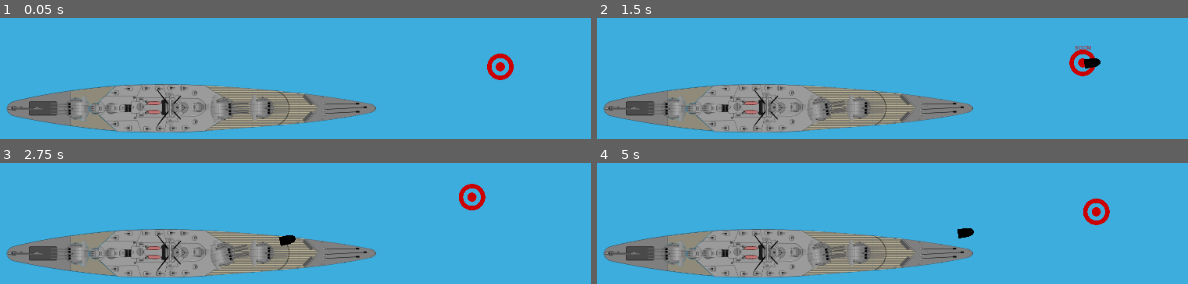
Above: before the commit, frames 1-4 (two rows, left to right).
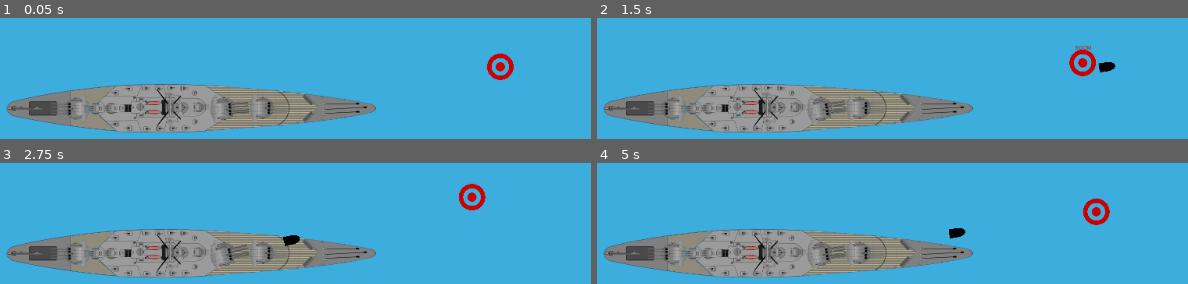
Above: after the commit, the same moments.

Repository: qsollet/2d-naval-combat
Game: Godot game, scene res://main.tscn
Two runs of this game, one before a commit and one after it. Both use one fixed random seed, a clock stepped at 60 frames per second and the inputs below.
Inputs:
- Up to frame 1 (0.05 s): no input
- Up to frame 2 (1.5 s): tap Enter (ui_accept) at 0.5, 1.35 s; hold Right (ui_right) 0.53-1.28 s; hold Enter (ui_accept) 0.53-1.28 s; hold Down (ui_down) from 1.28 s (still down)
- Up to frame 3 (2.75 s): tap Enter (ui_accept) at 1.52, 1.82 s; release Down (ui_down) at 2.03 s; hold Right (ui_right) from 2.03 s (still down); hold Enter (ui_accept) from 2.03 s (still down)
- Up to frame 4 (5 s): release Right (ui_right) at 2.78 s; release Enter (ui_accept) at 2.78 s; hold Up (ui_up) 2.78-3.53 s; tap Enter (ui_accept) at 2.85, 3.02, 3.32, 4.35, 4.52, 4.82 s; hold Enter (ui_accept) 3.53-4.28 s; hold Left (ui_left) from 3.53 s (still down)

The runs differ from the first frame. In frame 1, less than 0.1% of the frame differs, in the area x 35-43%, y 66-85%; in frame 2, 0.4%, in the area x 82-88%, y 33-46%; in frame 3, 0.1%; in frame 4, 0.3%.

Commit message:
moved turret related code to turret script

Diff:
--- a/main.tscn
+++ b/main.tscn
@@ -1,15 +1,13 @@
-[gd_scene load_steps=4 format=2]
+[gd_scene load_steps=3 format=2]
 
 [ext_resource path="res://shipA.tscn" type="PackedScene" id=1]
 [ext_resource path="res://target.tscn" type="PackedScene" id=2]
-[ext_resource path="res://shell.tscn" type="PackedScene" id=3]
 
 [node name="background" type="Node2D"]
 
 [node name="shipA" parent="." instance=ExtResource( 1 )]
 position = Vector2( 78, 376 )
 gravity_scale = 0.0
-Shell = ExtResource( 3 )
 speed = 50
 
 [node name="Camera2D" type="Camera2D" parent="shipA"]
--- a/shipA.gd
+++ b/shipA.gd
@@ -1,41 +1,17 @@
 extends RigidBody2D
 
-export (PackedScene) var Shell
 export var speed = 10
-export var fire_timeout = 2
 var target = null
-var turret_rotation_speed = 1
-var can_shoot = true
 
 # Called when the node enters the scene tree for the first time.
 func _ready():
-	$ShootTimer.wait_time = self.fire_timeout
 	var elems = get_tree().get_nodes_in_group("target")
 	for elem in elems:
 		target = elem
-
-# function to rotate the turret
-func aim(delta):
-	if target:
-		# TODO fix seem to aim from the center of the ship instead of the turret
-		var target_rot = $turret1.get_angle_to(target.global_position)
-		if abs(target_rot) > 0.01:
-			var max_rot = delta * self.turret_rotation_speed
-			if max_rot > abs(target_rot):
-				$turret1.rotation += target_rot
-			elif target_rot > 0:
-				$turret1.rotation += max_rot
-			else:
-				$turret1.rotation -= max_rot
+	$turret1.target = target
 
 func shoot():
-	if target and can_shoot:
-		print("shoot")
-		var b = Shell.instance()
-		b.start($turret1.global_position, $turret1.global_rotation)
-		get_parent().add_child(b)
-		can_shoot = false
-		$ShootTimer.start()
+	$turret1.shoot()
 
 func _process(delta):
 	# Ship movement
@@ -50,13 +26,6 @@
 		velocity.y -= 1
 	self.position += velocity * self.speed * delta
 
-	# Turret aim
-	aim(delta)
-
 	# Shoot
 	if Input.is_action_pressed("ui_accept"):
 		shoot()
-
-func _on_ShootTimer_timeout():
-	print("reloaded")
-	can_shoot = true
--- a/shipA.tscn
+++ b/shipA.tscn
@@ -1,8 +1,9 @@
-[gd_scene load_steps=5 format=2]
+[gd_scene load_steps=6 format=2]
 
 [ext_resource path="res://data/ship/alsace.png" type="Texture" id=1]
 [ext_resource path="res://shipA.gd" type="Script" id=2]
 [ext_resource path="res://turret.tscn" type="PackedScene" id=3]
+[ext_resource path="res://shell.tscn" type="PackedScene" id=4]
 
 [sub_resource type="CapsuleShape2D" id=1]
 radius = 62.5923
@@ -22,8 +23,4 @@
 
 [node name="turret1" parent="." instance=ExtResource( 3 )]
 position = Vector2( 100, 0 )
-
-[node name="ShootTimer" type="Timer" parent="."]
-wait_time = 2.0
-one_shot = true
-[connection signal="timeout" from="ShootTimer" to="." method="_on_ShootTimer_timeout"]
+Shell = ExtResource( 4 )
--- /dev/null
+++ b/turret.gd
@@ -0,0 +1,43 @@
+extends Node2D
+
+
+export (PackedScene) var Shell
+export var rotation_speed = 1.5
+export var fire_timeout = 2
+var target = null
+var can_shoot = true
+
+
+func _ready():
+	$ShootTimer.wait_time = self.fire_timeout
+
+
+func _process(delta):
+	aim(delta)
+
+
+func aim(delta):
+	if target:
+		var target_rot = get_angle_to(target.global_position)
+		if abs(target_rot) > 0.01:
+			var max_rot = delta * self.rotation_speed
+			if max_rot > abs(target_rot):
+				rotation += target_rot
+			elif target_rot > 0:
+				rotation += max_rot
+			else:
+				rotation -= max_rot
+
+
+func shoot():
+	if target and can_shoot:
+		var b = Shell.instance()
+		b.start(position, rotation)
+		#get_tree().get_root().add_child(b)
+		get_parent().add_child(b)
+		can_shoot = false
+		$ShootTimer.start()
+
+
+func _on_ShootTimer_timeout():
+	can_shoot = true
--- a/turret.tscn
+++ b/turret.tscn
@@ -1,8 +1,14 @@
-[gd_scene load_steps=2 format=2]
+[gd_scene load_steps=3 format=2]
 
 [ext_resource path="res://data/weapons/turret.png" type="Texture" id=1]
+[ext_resource path="res://turret.gd" type="Script" id=2]
 
 [node name="turret" type="Node2D"]
+script = ExtResource( 2 )
 
 [node name="Sprite" type="Sprite" parent="."]
 texture = ExtResource( 1 )
+
+[node name="ShootTimer" type="Timer" parent="."]
+one_shot = true
+[connection signal="timeout" from="ShootTimer" to="." method="_on_ShootTimer_timeout"]
